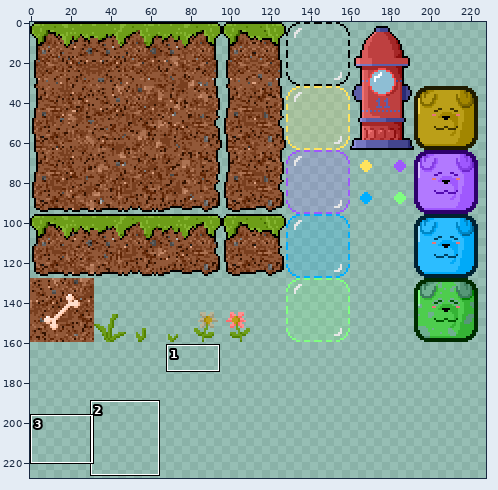
File history of a sprite sheet, Assets/Art/TileSet/SPR_TileMap.png. Above: a wide view before the commit, with the close-up outlined.
Close-up. First the earlier version:
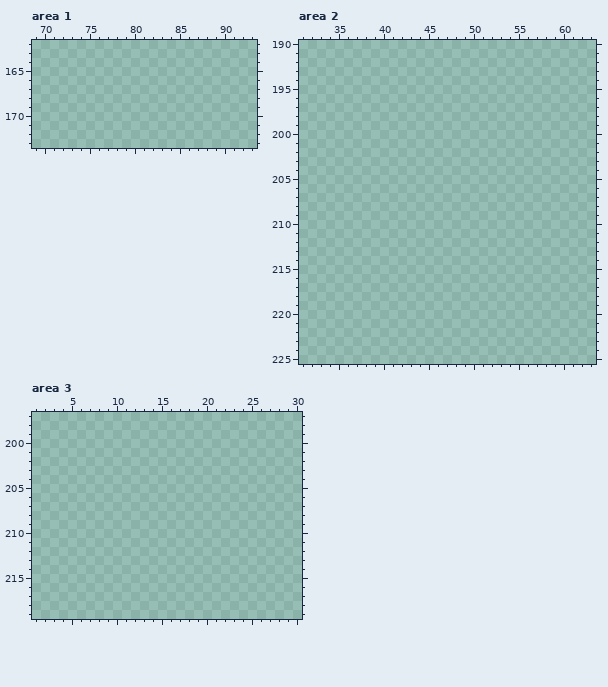
The file is 256x256 pixels. Colours within 5 levels of each other are drawn and written as one. Shown: area 1: x 69..93, y 162..173; area 2: x 31..63, y 190..225; area 3: x 1..30, y 197..219. The wide view leaves out empty margins. The commit also changed other parts of the picture, which this record leaves out.
Palette (. is transparent): 
New version:
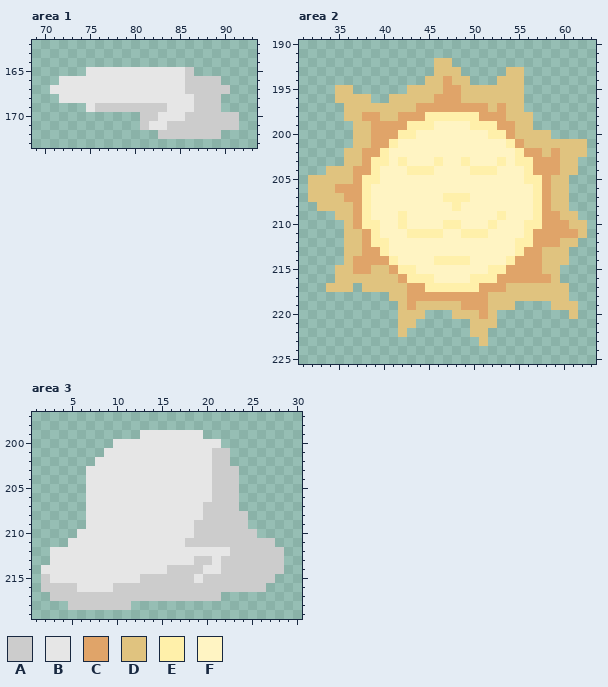
Colours new in this view: A #cccccc  B #e6e6e6  C #e0a469  D #e0c37f  E #fff0aa  F #fff4c3
Diff:
Changed rows in their new state; - is an unchanged pixel.
Area 1:
first column x 71:
165 ----BBBBBBBBBBBA-----
166 -BBBBBBBBBBBBBBAAAA--
167 BBBBBBBBBBBBBBBAAAAA-
168 -BBBBBBBBBBBBBBBAAA--
169 ----BAAAAAAAABBBAAA--
170 ----------AABBBAAAAAA
171 ----------ABBAAAAAAAA
172 ------------AAAAAAA--
Area 2:
first column x 32:
192 --------------DD---------------
193 --------------DDD-----DD-------
194 -------------DDCDD---DDD-------
195 ---DD------DDDDCCDDDDDDD-------
196 ---DDDD--DDDDDCCCDDDDDDD-------
197 ----DDDDDDDDCCCCCCCCDCDD-------
198 ----DDCCDDCCCEEEEEECCCDDD------
199 -----DDCCCCEEEFFFFEEECCDD------
200 -----DDCCCEEFFFFFFFFEECDDDD----
201 -----DDCCEFFFFFFFFFFFFECDDDDDDD
202 ----DDCCEFFFFFFFFFFFFFFECCDCDDD
203 ----DDCEEFEFFFEFFEFFFEFEECCCDD-
204 --DDDCCEFFFEEEFFFFEEEFFFECCCDD-
205 DDDDDCEEFFFFFFFFFFFFFFFFEECDD--
206 DDDCCCEFFFFFFFFFFFFFFFFFFECDD--
207 DDDDCCEFFFFFFFFEEEFFFFFFFECDD--
208 -DDDDCEFFFFFFFFFEFFFFFFFFECDD--
209 ---DDCEFFFEFFFFFFFFFFEFFFECCDD-
210 ----DCEEFFEFFFFEEFFFEFFFEECCCDD
211 ----DDCEFFFEEEEFFEEEFFFFECCCCCD
212 ----DDCEEFFFFFFFFFFFFFFEECCCDD-
213 ----DDCCEFFFFFFFFFFFFFFECCDDD--
214 ----DCCCCEFFFFEEEEFFFFECCCDDD--
215 ---DDCCDDCEEFFFFFFFFEECCCCDD---
216 ---DDDDDDDCEEEFFFFEEECCCCCCD---
217 --DDD-DDDDDCCEEEEEECCCDDDDDDD--
218 ---------DDCCCCCCCCCDDDDDDDDD--
219 ----------DCDDDDDCCCDDD----DDD-
220 ----------DDD---DDDCD--------D-
221 ----------DD------DDD----------
222 ----------D-------DD-----------
223 -------------------D-----------
Area 3:
first column x 2:
199 -----------BBBBBBB---------
200 --------BBBBBBBBBBBB-------
201 -------BBBBBBBBBBBBAA------
202 ------BBBBBBBBBBBBBAA------
203 -----BBBBBBBBBBBBBBAAA-----
204 -----BBBBBBBBBBBBBBAAA-----
205 -----BBBBBBBBBBBBBBAAA-----
206 -----BBBBBBBBBBBBBBAAA-----
207 -----BBBBBBBBBBBBBAAAA-----
208 -----BBBBBBBBBBBBBAAAAA----
209 -----BBBBBBBBBBBBAAAAAA----
210 ----BBBBBBBBBBBBBAAAAAAA---
211 ---BBBBBBBBBBBBBAAAAAAAAAA-
212 -BBBBBBBBBBBBBBBBBBBBAAAAAA
213 -BBBBBBBBBBBBBBBBAABAAAAAAA
214 BBBBBBBBBBBBBBAAAABBAAAAAAA
215 ABBBBBBBBBBAAAAAABAAAAAAAA-
216 AAAABBBBAAAAAAAAAAAAAAAAA--
217 -AAAAAAAAAAAAAAAAAAA-------
218 ---AAAAAAA-----------------
Pixel boxes of the changes (left, top, right, bottom) in both close-ups:
added: (50, 67, 239, 139)
added: (308, 58, 587, 346)
added: (41, 430, 284, 610)
